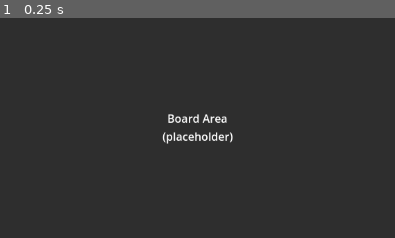
Above: before the commit, frame 1.
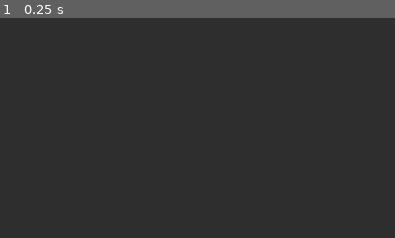
Above: after the commit, the same moment.

Repository: FoxDyed/CalendarGame
Game: Godot game, scene res://scenes/gameplay/main_gameplay_scene.tscn
Same seed, same stepped clock (60 frames per second), same inputs: the game is played once before the commit and once after it. The project has no main scene, so this scene is started directly.
Inputs:
- Up to frame 1 (0.25 s): no input
The pictures show only the part of the screen within x 18-68%, y 32-82%; the shares and areas given below are measured in that part.

The runs differ from the first frame. In frame 1, 0.8% of the frame differs, in the area x 41-59%, y 43-58%.

Commit message:
Add reusable board scene with state-based cell rendering

Diff:
--- /dev/null
+++ b/scenes/board/board_scene.tscn
@@ -0,0 +1,13 @@
+[gd_scene load_steps=2 format=3]
+
+[ext_resource type="Script" path="res://scripts/board/board_view.gd" id="1_y2w8j"]
+
+[node name="BoardScene" type="Control"]
+layout_mode = 3
+anchors_preset = 0
+offset_right = 388.0
+offset_bottom = 444.0
+script = ExtResource("1_y2w8j")
+
+[node name="GridRoot" type="Control" parent="."]
+layout_mode = 0
--- a/scenes/gameplay/main_gameplay_scene.tscn
+++ b/scenes/gameplay/main_gameplay_scene.tscn
@@ -1,6 +1,7 @@
-[gd_scene load_steps=2 format=3 uid="uid://b2jfqr1m76tbx"]
+[gd_scene load_steps=3 format=3 uid="uid://b2jfqr1m76tbx"]
 
 [ext_resource type="Script" path="res://scripts/gameplay/main_gameplay_controller.gd" id="1_3wm7k"]
+[ext_resource type="PackedScene" path="res://scenes/board/board_scene.tscn" id="2_6w5oq"]
 
 [node name="MainGameplayScene" type="Control"]
 layout_mode = 3
@@ -63,10 +64,8 @@
 [node name="BoardCenter" type="CenterContainer" parent="RootMargin/MainLayout/PlayArea/Board"]
 layout_mode = 2
 
-[node name="BoardLabel" type="Label" parent="RootMargin/MainLayout/PlayArea/Board/BoardCenter"]
+[node name="BoardScene" parent="RootMargin/MainLayout/PlayArea/Board/BoardCenter" instance=ExtResource("2_6w5oq")]
 layout_mode = 2
-text = "Board Area\n(placeholder)"
-horizontal_alignment = 1
 
 [node name="PieceTray" type="PanelContainer" parent="RootMargin/MainLayout/PlayArea"]
 unique_name_in_owner = true
--- /dev/null
+++ b/scripts/board/board_view.gd
@@ -0,0 +1,131 @@
+class_name BoardView
+extends Control
+
+const BoardModel = preload("res://model/board/board_model.gd")
+
+const CELL_SIZE := Vector2(52, 52)
+const CELL_GAP := Vector2(4, 4)
+
+const COLOR_EMPTY := Color("#3c5a9a")
+const COLOR_MISSING := Color("#1f1f1f")
+const COLOR_PROTECTED := Color("#2f8f4e")
+const COLOR_OCCUPIED := Color("#b36a22")
+const COLOR_TEXT := Color("#f2f2f2")
+
+var _protected_targets: Dictionary = {}
+var _occupied_coordinates: Dictionary = {}
+var _rendered_cells_by_coordinate: Dictionary = {}
+
+func _ready() -> void:
+	refresh_board()
+
+func set_protected_target_cells(coordinates: Array[Vector2i]) -> void:
+	_protected_targets = _coordinates_to_lookup(coordinates)
+	refresh_board()
+
+func set_occupied_coordinates(coordinates: Array[Vector2i]) -> void:
+	_occupied_coordinates = _coordinates_to_lookup(coordinates)
+	refresh_board()
+
+func clear_occupancy() -> void:
+	_occupied_coordinates.clear()
+	refresh_board()
+
+func refresh_board() -> void:
+	var grid_root := _get_grid_root()
+	if grid_root == null:
+		return
+
+	for child in grid_root.get_children():
+		child.queue_free()
+
+	_rendered_cells_by_coordinate.clear()
+
+	for cell in BoardModel.get_all_cells():
+		var coordinate: Vector2i = cell["coordinate"]
+		var cell_view := _build_cell_view(cell)
+		grid_root.add_child(cell_view)
+		_rendered_cells_by_coordinate[coordinate] = {
+			"state": _resolve_cell_state(cell),
+			"view": cell_view,
+		}
+
+	custom_minimum_size = _calculate_board_size()
+	grid_root.custom_minimum_size = custom_minimum_size
+
+func get_rendered_cell_count() -> int:
+	return _rendered_cells_by_coordinate.size()
+
+func is_protected_coordinate(coordinate: Vector2i) -> bool:
+	return _protected_targets.has(coordinate)
+
+func is_occupied_coordinate(coordinate: Vector2i) -> bool:
+	return _occupied_coordinates.has(coordinate)
+
+func get_cell_render_state(coordinate: Vector2i) -> String:
+	if not _rendered_cells_by_coordinate.has(coordinate):
+		return ""
+	return _rendered_cells_by_coordinate[coordinate]["state"] as String
+
+func _build_cell_view(cell: Dictionary) -> Control:
+	var coordinate: Vector2i = cell["coordinate"]
+	var state := _resolve_cell_state(cell)
+
+	var rect := ColorRect.new()
+	rect.name = "Cell_%d_%d" % [coordinate.x, coordinate.y]
+	rect.custom_minimum_size = CELL_SIZE
+	rect.position = _grid_to_position(coordinate)
+	rect.color = _color_for_state(state)
+
+	var label := Label.new()
+	label.text = cell["label"]
+	label.horizontal_alignment = HORIZONTAL_ALIGNMENT_CENTER
+	label.vertical_alignment = VERTICAL_ALIGNMENT_CENTER
+	label.anchor_right = 1.0
+	label.anchor_bottom = 1.0
+	label.modulate = COLOR_TEXT
+	rect.add_child(label)
+
+	return rect
+
+func _resolve_cell_state(cell: Dictionary) -> String:
+	var coordinate: Vector2i = cell["coordinate"]
+	if not cell["playable"]:
+		return "missing"
+	if _occupied_coordinates.has(coordinate):
+		return "occupied"
+	if _protected_targets.has(coordinate):
+		return "protected"
+	return "empty"
+
+func _color_for_state(state: String) -> Color:
+	match state:
+		"missing":
+			return COLOR_MISSING
+		"occupied":
+			return COLOR_OCCUPIED
+		"protected":
+			return COLOR_PROTECTED
+		_:
+			return COLOR_EMPTY
+
+func _grid_to_position(coordinate: Vector2i) -> Vector2:
+	return Vector2(
+		coordinate.x * (CELL_SIZE.x + CELL_GAP.x),
+		coordinate.y * (CELL_SIZE.y + CELL_GAP.y)
+	)
+
+func _calculate_board_size() -> Vector2:
+	return Vector2(
+		BoardModel.GRID_WIDTH * CELL_SIZE.x + (BoardModel.GRID_WIDTH - 1) * CELL_GAP.x,
+		BoardModel.GRID_HEIGHT * CELL_SIZE.y + (BoardModel.GRID_HEIGHT - 1) * CELL_GAP.y
+	)
+
+func _get_grid_root() -> Control:
+	return get_node_or_null("GridRoot") as Control
+
+func _coordinates_to_lookup(coordinates: Array[Vector2i]) -> Dictionary:
+	var lookup := {}
+	for coordinate in coordinates:
+		lookup[coordinate] = true
+	return lookup
--- /dev/null
+++ b/tests/board/board_scene_test.gd
@@ -0,0 +1,62 @@
+extends RefCounted
+
+const BoardModel = preload("res://model/board/board_model.gd")
+const BoardScene = preload("res://scenes/board/board_scene.tscn")
+
+var _failures: Array[String] = []
+
+func run_all() -> bool:
+	test_board_scene_instantiation()
+	test_board_renders_all_model_cells()
+	test_protected_and_occupied_state_updates()
+	return _failures.is_empty()
+
+func failure_messages() -> Array[String]:
+	return _failures.duplicate()
+
+func test_board_scene_instantiation() -> void:
+	var instance := BoardScene.instantiate()
+	_expect(instance != null, "Expected board scene to instantiate")
+	if instance == null:
+		return
+
+	_expect(instance.get_node_or_null("GridRoot") != null, "Expected GridRoot node")
+	instance.queue_free()
+
+func test_board_renders_all_model_cells() -> void:
+	var instance := BoardScene.instantiate()
+	if instance == null:
+		_expect(false, "Expected board scene to instantiate for render count test")
+		return
+
+	instance.call("refresh_board")
+	_expect(instance.call("get_rendered_cell_count") == BoardModel.get_all_cells().size(), "Expected rendered cell count to match board model cells")
+	_expect(instance.get_node("GridRoot").get_child_count() == BoardModel.get_all_cells().size(), "Expected one rendered node per model cell")
+	instance.queue_free()
+
+func test_protected_and_occupied_state_updates() -> void:
+	var instance := BoardScene.instantiate()
+	if instance == null:
+		_expect(false, "Expected board scene to instantiate for state update test")
+		return
+
+	var protected_coordinate := Vector2i(0, 0)
+	var occupied_coordinate := Vector2i(1, 0)
+
+	instance.call("set_protected_target_cells", [protected_coordinate])
+	instance.call("set_occupied_coordinates", [occupied_coordinate])
+
+	_expect(instance.call("is_protected_coordinate", protected_coordinate), "Expected protected coordinate lookup to include coordinate")
+	_expect(instance.call("get_cell_render_state", protected_coordinate) == "protected", "Expected protected cell to render protected state")
+	_expect(instance.call("is_occupied_coordinate", occupied_coordinate), "Expected occupied coordinate lookup to include coordinate")
+	_expect(instance.call("get_cell_render_state", occupied_coordinate) == "occupied", "Expected occupied cell to render occupied state")
+
+	instance.call("clear_occupancy")
+	_expect(not instance.call("is_occupied_coordinate", occupied_coordinate), "Expected occupancy clear to remove coordinate")
+	_expect(instance.call("get_cell_render_state", occupied_coordinate) == "empty", "Expected occupied cell to return to empty state after clear")
+	instance.queue_free()
+
+func _expect(condition: bool, message: String) -> void:
+	if condition:
+		return
+	_failures.append(message)
--- a/tests/run_tests.gd
+++ b/tests/run_tests.gd
@@ -2,6 +2,7 @@
 
 const BoardModelTest = preload("res://tests/board/board_model_test.gd")
 const PieceSetTest = preload("res://tests/pieces/piece_set_test.gd")
+const BoardSceneTest = preload("res://tests/board/board_scene_test.gd")
 const PieceTransformTest = preload("res://tests/pieces/piece_transform_test.gd")
 const DailyTargetSelectorTest = preload("res://tests/targets/daily_target_selector_test.gd")
 const FoundationValidatorTest = preload("res://tests/validation/foundation_validator_test.gd")
@@ -14,6 +15,12 @@
 	if not board_model_test.run_all():
 		for failure in board_model_test.failure_messages():
 			failures.append("[board] %s" % failure)
+
+
+	var board_scene_test = BoardSceneTest.new()
+	if not board_scene_test.run_all():
+		for failure in board_scene_test.failure_messages():
+			failures.append("[board_scene] %s" % failure)
 
 	var piece_set_test = PieceSetTest.new()
 	if not piece_set_test.run_all():
